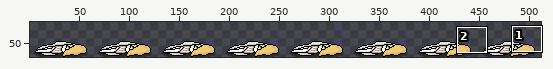
Two versions of one sprite sheet, Assets/Órla Sprites/AetherDefeated.png. Above: a wide view before the commit, with the close-up outlined.
Close-up. Old version:
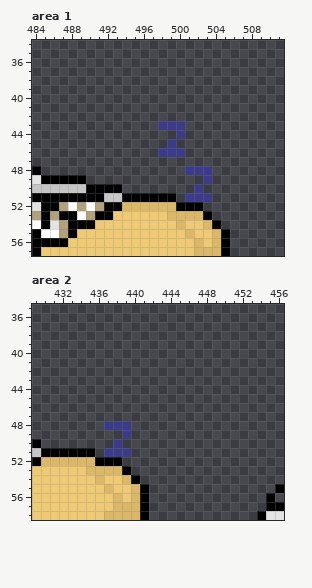
The file is 512x64 pixels. Shown: area 1: x 484..511, y 34..57; area 2: x 429..456, y 35..58. The wide view leaves out empty margins.
And afterwards:
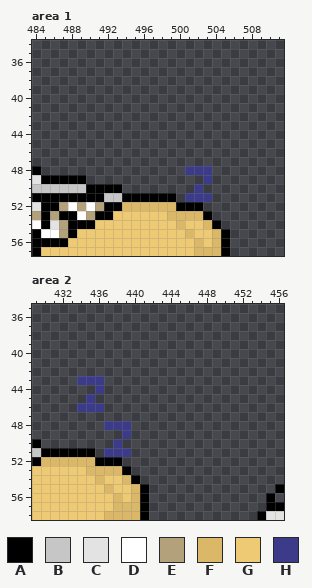
Palette (. is transparent): A #000000  B #c6c6c6  C #e3e3e3  D #ffffff  E #b2a17a  F #dbb868  G #efca75  H #3b3b8a
The exact change:
--- area 1
@@ x 496..502 @@
 42 .......
-43 ..HHH..
-44 ....H..
-45 ...H...
-46 ..HHH..
+43 .......
+44 .......
+45 .......
+46 .......
 47 .......
--- area 2
@@ x 432..438 @@
 42 .......
-43 .......
-44 .......
-45 .......
-46 .......
+43 ..HHH..
+44 ....H..
+45 ...H...
+46 ..HHH..
 47 .......
